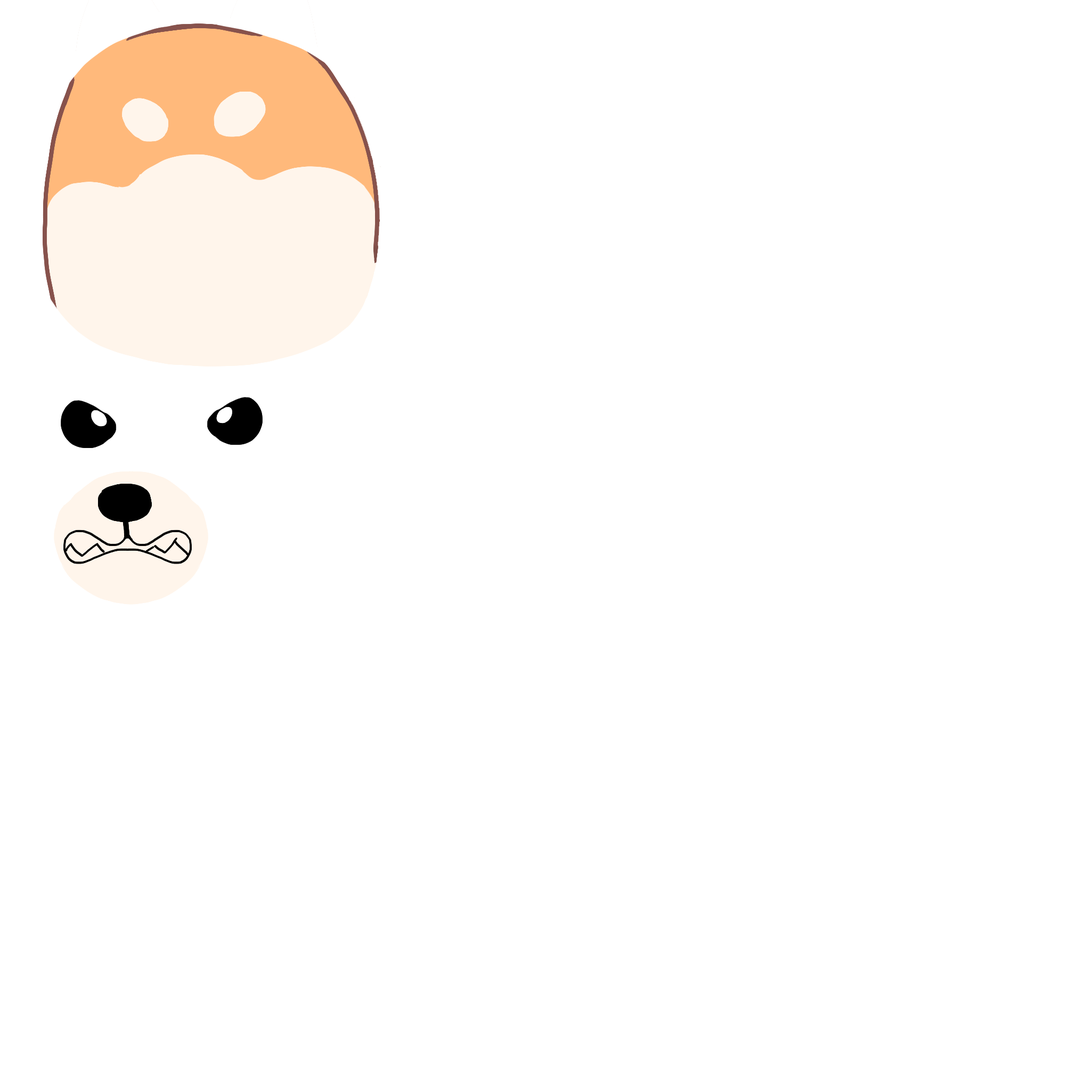
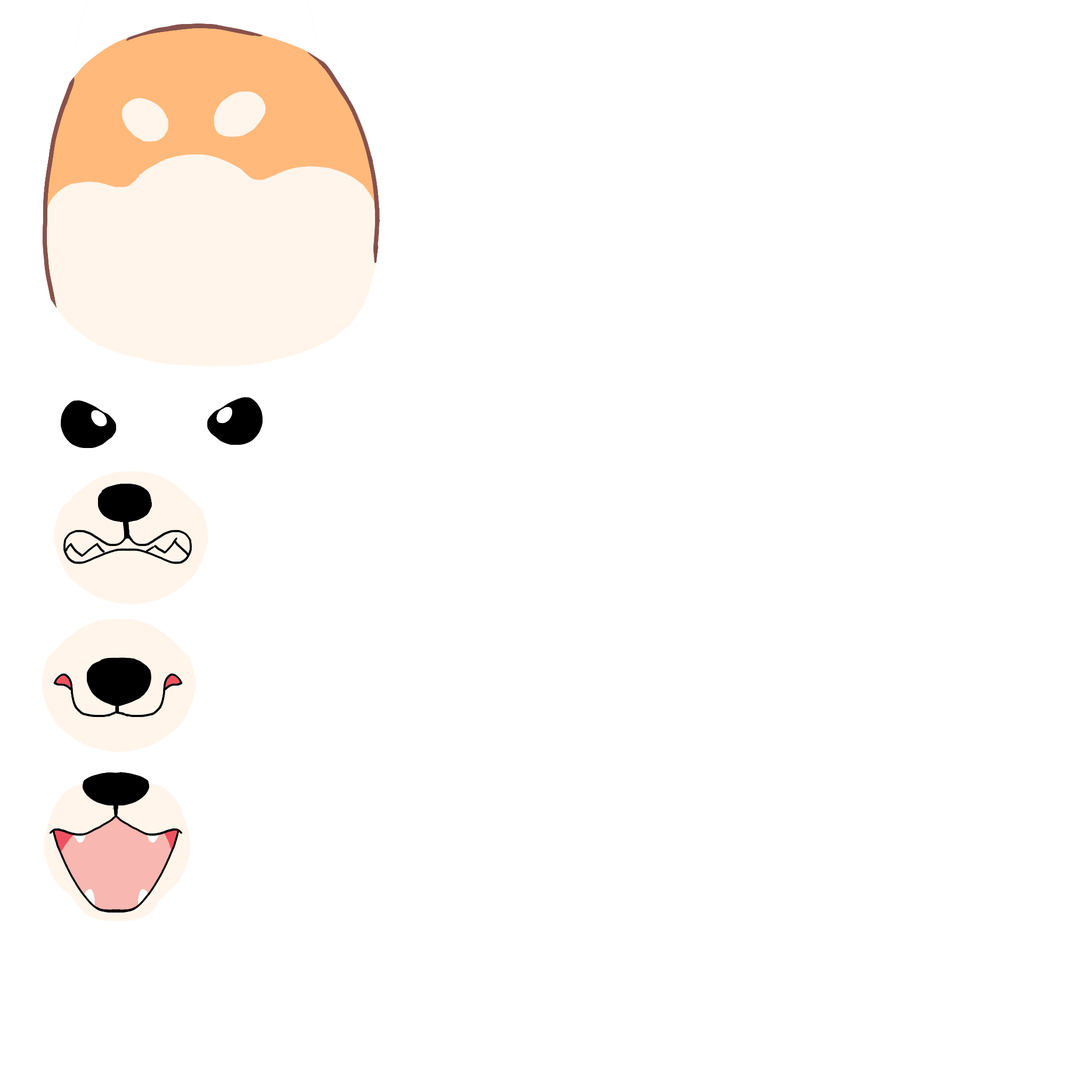
Two versions of the same layered image (1091x1091). Layer-by-layer changes:
added layer "bark 2" above "Layer 15" over [44,772,191,922]
added layer "Layer 15" above "Background" over [41,618,197,753]
